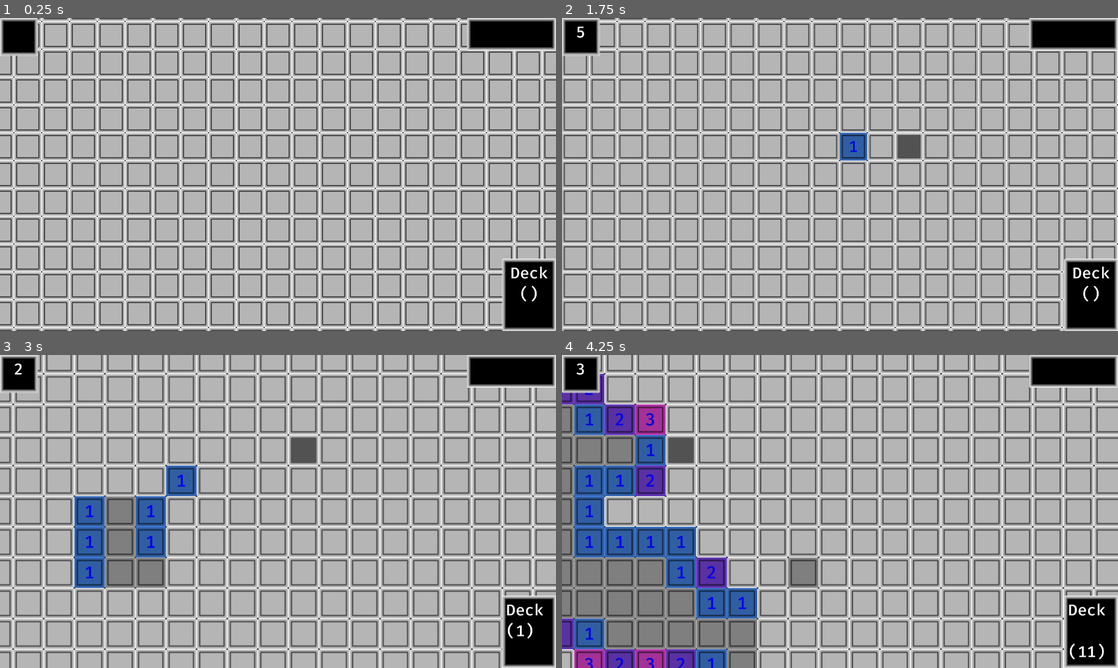
Above: before the commit, frames 1-4 (two rows, left to right).
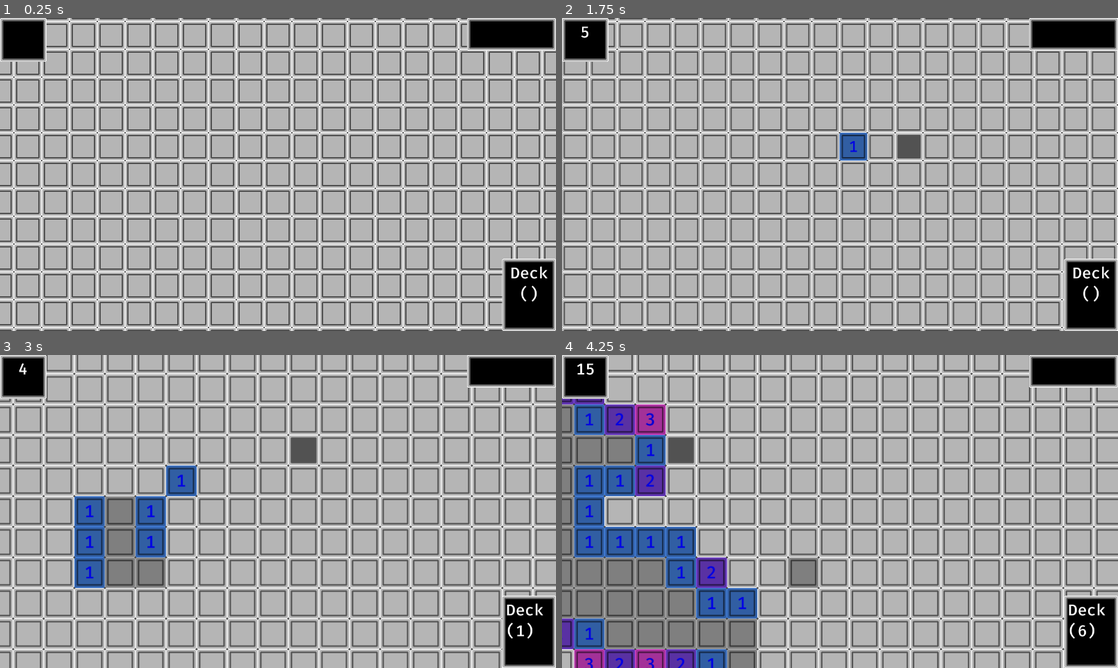
Above: after the commit, the same moments.

Repository: bjornarprytz/mine-sweeter
Game: Godot game, scene res://main.tscn
Two runs of this game, one before a commit and one after it. Both use one fixed random seed, a clock stepped at 60 frames per second and the inputs below.
Inputs (mouse positions are in pixels of both pictures, inside the frame that each line leads up to):
- Up to frame 1 (0.25 s): no input
- Up to frame 2 (1.75 s): click (589, 36) at 0.52 s; tap Enter at 1.25 s; move the mouse to (962, 158) at 1.27 s; hold D (move_right) from 1.28 s (still down); hold Middle mouse button (drag) from 1.28 s (still down); click (962, 158) at 1.42 s
- Up to frame 3 (3 s): release D (move_right) at 2 s; release Middle mouse button (drag) at 2 s; drag from (166, 527) to (250, 574) at 2.02 s; move the mouse to (333, 442) at 2.77 s; hold D (move_right) from 2.78 s (still down); hold Mouse wheel up (zoom_in) from 2.78 s (still down)
- Up to frame 4 (4.25 s): release D (move_right) at 3.5 s; release Mouse wheel up (zoom_in) at 3.5 s; drag from (812, 574) to (673, 464) at 3.52 s

The runs differ from the first frame. In frame 1, 0.4% of the frame differs, in the area x 0-9%, y 0-14%; in frame 2, 0.5%; in frame 3, 0.5%; in frame 4, 0.7%, in the area x 0-98%, y 0-98%.

Commit message:
consolidate game mechanics in main.gd

Diff:
--- a/src/add_card_mechanism.gd
+++ /dev/null
@@ -1,23 +0,0 @@
-extends Control
-
-var draw_count_max: int = 6
-
-var draw_count: int = draw_count_max:
-	set(value):
-		draw_count = value
-		label.clear()
-		label.append_text("[center]%s[/center]" % str(draw_count))
-
-@onready var label: RichTextLabel = %Label
-
-@export var deck: Deck
-
-func _ready() -> void:
-	Events.cell_revealed.connect(_on_cell_revealed)
-
-func _on_cell_revealed(_cell: Cell) -> void:
-	draw_count -= 1
-
-	if draw_count <= 0:
-		draw_count = draw_count_max
-		deck.add_card(Card.Data.good(Card.Type.VALUE))
--- a/src/add_card_mechanism.tscn
+++ /dev/null
@@ -1,14 +0,0 @@
-[gd_scene load_steps=2 format=3 uid="uid://conm6h6e06j0j"]
-
-[ext_resource type="Script" path="res://add_card_mechanism.gd" id="1_lejbt"]
-
-[node name="AddCardMechanism" type="PanelContainer"]
-offset_right = 87.0
-offset_bottom = 87.0
-script = ExtResource("1_lejbt")
-
-[node name="Label" type="RichTextLabel" parent="."]
-unique_name_in_owner = true
-layout_mode = 2
-bbcode_enabled = true
-text = "[center]"
--- a/src/card.gd
+++ b/src/card.gd
@@ -1,6 +1,9 @@
 class_name Card
 extends Node2D
 
+const bad_card_type_probability_distribution: Array[float] = [0.9, 0.1]
+const good_card_type_probability_distribution: Array[float] = [0.75, 0.25]
+const card_type_values: Array[Type] = [Type.VALUE, Type.MULTIPLIER]
 
 const good_card_values: Array[int] = [1, 2, 3, 4]
 const good_card_values_probability_distribution: Array[float] = [0.50, 0.30, 0.15, 0.05]
@@ -22,7 +25,9 @@
 		self.type = _type
 		self.value = _value
 
-	static func bad(_type: Type) -> Card.Data:
+	static func bad() -> Card.Data:
+		var type_index = Utils.get_index_from_probability_distribution(bad_card_type_probability_distribution)
+		var _type = card_type_values[type_index]
 		match _type:
 			Type.VALUE:
 				var index = Utils.get_index_from_probability_distribution(bad_card_values_probability_distribution)
@@ -33,7 +38,9 @@
 			_:
 				return null
 
-	static func good(_type: Type) -> Card.Data:
+	static func good() -> Card.Data:
+		var type_index = Utils.get_index_from_probability_distribution(good_card_type_probability_distribution)
+		var _type = card_type_values[type_index]
 		match _type:
 			Type.VALUE:
 				var index = Utils.get_index_from_probability_distribution(good_card_values_probability_distribution)
--- a/src/main.gd
+++ b/src/main.gd
@@ -1,12 +1,15 @@
 extends Node2D
 
 @onready var score_label: RichTextLabel = %ScoreLabel
+@onready var exp_label: RichTextLabel = %ExpLabel
 
 @onready var map: Map = %Map
 @onready var camera: Camera2D = %Camera
 @onready var deck: Deck = %Deck
 
 var score: int = 0
+var next_level: int = 6
+var experience: int = next_level
 
 func _ready():
 	map.create_grid()
@@ -16,6 +19,17 @@
 	camera.position = map.get_center_cell().position
 
 func _on_cell_revealed(cell: Cell):
+
+	experience -= 1
+	exp_label.clear()
+	exp_label.append_text("[center]%s[/center]" % str(experience))
+
+	if experience <= 0:
+		next_level += 2
+		experience = next_level
+		deck.add_card(Card.Data.good())
+
+
 	if cell.number > 0 or cell.is_mine or cell.flagged:
 		return
 
@@ -34,7 +48,7 @@
 		score_label.append_text("[center][color=purple]You lose![/color][/center]")
 
 func _on_mines_confirmed(mines: Array[Cell]):
-	var mine_value: int = 2 # TODO: Change this
+	var mine_value: int = 1 # TODO: Change this
 
 	var cards = deck.pop_cards(mine_value * mines.size())
 
@@ -69,3 +83,6 @@
 
 	score_label.clear()
 	score_label.append_text("[center][color=green]%s[/color][/center]" % str(score))
+
+	for card in cards:
+		deck.add_card(card)
--- a/src/main.tscn
+++ b/src/main.tscn
@@ -1,9 +1,8 @@
-[gd_scene load_steps=6 format=3 uid="uid://cgrejd4v5ywd3"]
+[gd_scene load_steps=5 format=3 uid="uid://cgrejd4v5ywd3"]
 
 [ext_resource type="Script" path="res://main.gd" id="1_30g2o"]
 [ext_resource type="Script" path="res://camera.gd" id="2_gi7hc"]
 [ext_resource type="PackedScene" uid="uid://cx0f7aqu2rweo" path="res://deck.tscn" id="2_skvlw"]
-[ext_resource type="PackedScene" uid="uid://conm6h6e06j0j" path="res://add_card_mechanism.tscn" id="3_472wm"]
 [ext_resource type="PackedScene" uid="uid://l0fykk82x6xx" path="res://map.tscn" id="3_sidb8"]
 
 [node name="Main" type="Node2D"]
@@ -25,10 +24,7 @@
 grow_horizontal = 0
 grow_vertical = 0
 
-[node name="AddCardMechanism" parent="CanvasLayer" node_paths=PackedStringArray("deck") instance=ExtResource("3_472wm")]
-deck = NodePath("../Deck")
-
-[node name="PanelContainer" type="PanelContainer" parent="CanvasLayer"]
+[node name="ScoreContainer" type="PanelContainer" parent="CanvasLayer"]
 anchors_preset = 1
 anchor_left = 1.0
 anchor_right = 1.0
@@ -36,7 +32,15 @@
 offset_bottom = 75.0
 grow_horizontal = 0
 
-[node name="ScoreLabel" type="RichTextLabel" parent="CanvasLayer/PanelContainer"]
+[node name="ScoreLabel" type="RichTextLabel" parent="CanvasLayer/ScoreContainer"]
+unique_name_in_owner = true
+layout_mode = 2
+
+[node name="ExpContainer" type="PanelContainer" parent="CanvasLayer"]
+offset_right = 107.0
+offset_bottom = 101.0
+
+[node name="ExpLabel" type="RichTextLabel" parent="CanvasLayer/ExpContainer"]
 unique_name_in_owner = true
 layout_mode = 2
 
